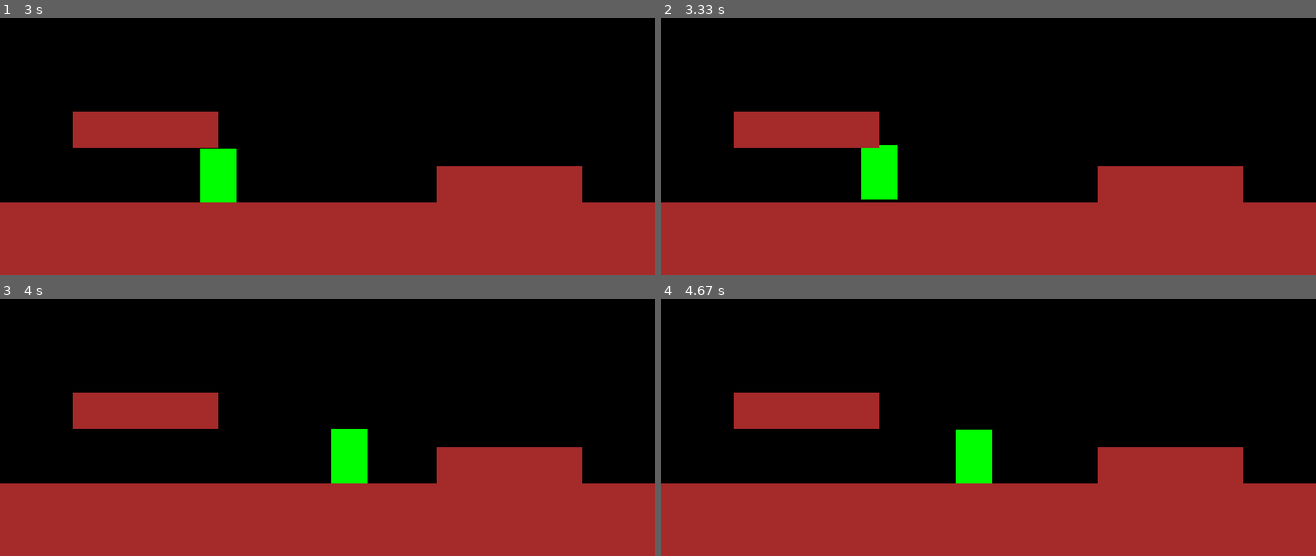
Above: before the commit, frames 1-4 (two rows, left to right).
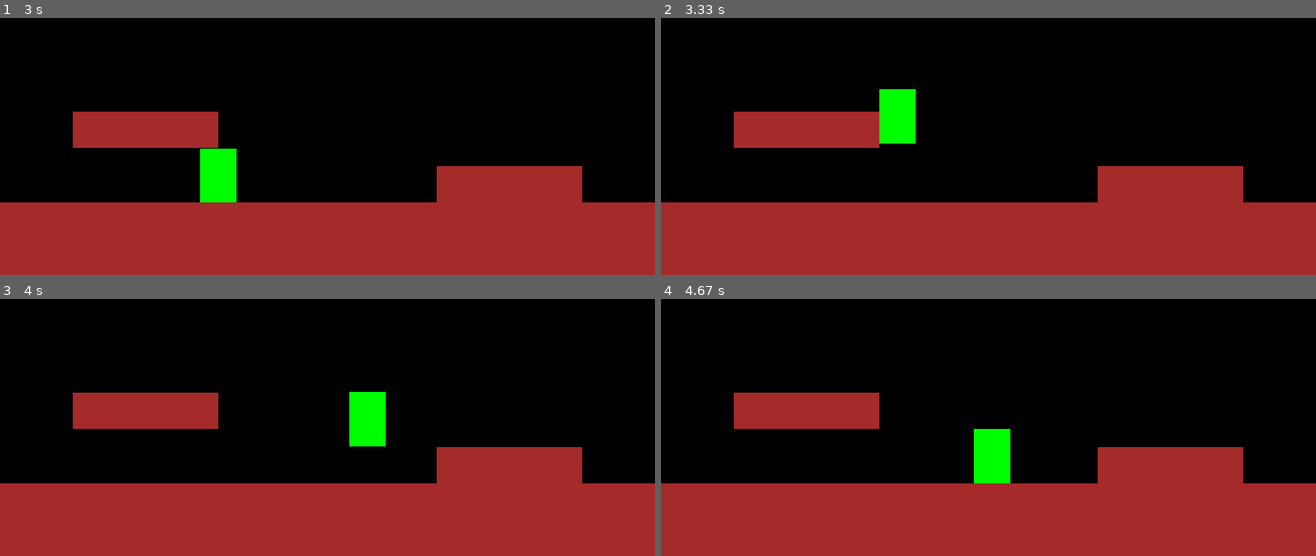
Above: after the commit, the same moments.

Repository: ThisProgrammerG/tile_collision_pygame
Game: pygame game, started from main.py
Two runs of this game, one before a commit and one after it. Both use one fixed random seed, a clock stepped at 60 frames per second and the inputs below.
Inputs:
- Up to frame 1 (3 s): hold Right 0.33-0.8 s; hold Up 0.83-1.13 s; hold Right 1.17-1.63 s; hold Left 1.67-2.2 s; hold Down 2.23-2.53 s; hold Left 2.57-2.97 s
- Up to frame 2 (3.33 s): hold Up from 3 s (still down)
- Up to frame 3 (4 s): release Up at 3.37 s; hold Right from 3.4 s (still down)
- Up to frame 4 (4.67 s): release Right at 4.03 s; hold Down 4.07-4.43 s; hold Left from 4.47 s (still down)

Frame 1 is identical in both runs. In frame 2, 2.3% of the frame differs, in the area x 30-39%, y 27-71%; in frame 3, 2.0%; in frame 4, 1.2%.

Commit message:
Stash before changing collision to velocity again.

Diff:
--- a/main.py
+++ b/main.py
@@ -59,20 +59,20 @@
         #print('Collision:', self.velocity)
 
         # TODO moving left and right while on top near corners. Already colliding
+        # TODO have to take velocity into consideration, if velocity would collide move back.
+        # TODO but movement is already calculated into the rect
         for obj in objects:
             if rect.colliderect(obj):
-                if abs(self.velocity.x) > 0:
-                    if rect.right > obj.rect.left > rect.left:
-                        rect.right = obj.rect.left
-                    elif rect.left < obj.rect.right < rect.right:
-                        rect.left = obj.rect.right
+                if rect.right > obj.rect.left > rect.left:
+                    rect.right = obj.rect.left
+                elif rect.left < obj.rect.right < rect.right:
+                    rect.left = obj.rect.right
             if rect.colliderect(obj):
-                if abs(self.velocity.y) > 0:
-                    if rect.top < obj.rect.top:
-                        rect.bottom = obj.rect.top
-                        self.grounded = True
-                    elif rect.bottom > obj.rect.bottom:
-                        rect.top = obj.rect.bottom
+                if rect.top < obj.rect.top:
+                    rect.bottom = obj.rect.top
+                    self.grounded = True
+                elif rect.bottom > obj.rect.bottom:
+                    rect.top = obj.rect.bottom
 
         self.position.update(rect.center)
         self.rect.center = self.position
@@ -93,13 +93,17 @@
         if abs(self.velocity.y) <= 0.1:
             self.velocity.y = 0
 
-        self.position += self.velocity
 
-    def update(self, events):
+
+    def update(self, events, collision_group=None):
         self.handle_events(events)
         self.move()
         self.handle_forces()
 
+        for group in collision_group:
+            self.handle_collision(group)
+
+        self.position += self.velocity
         self.rect.center = self.position
 
 class Tile(Drawable):
@@ -155,15 +159,11 @@
                 running = False
 
         for entity in players:
-            entity.handle_collision(enemies)
-            entity.handle_collision(tiles)
-            entity.update(events)
-
+            entity.update(events, collision_group=[enemies, tiles])
             entity.render(screen)
 
         for entity in enemies:
-            entity.update(None)
-            entity.handle_collision(tiles)
+            entity.update(None, collision_group=[tiles])
             entity.render(screen)
 
         for tile in tiles:
